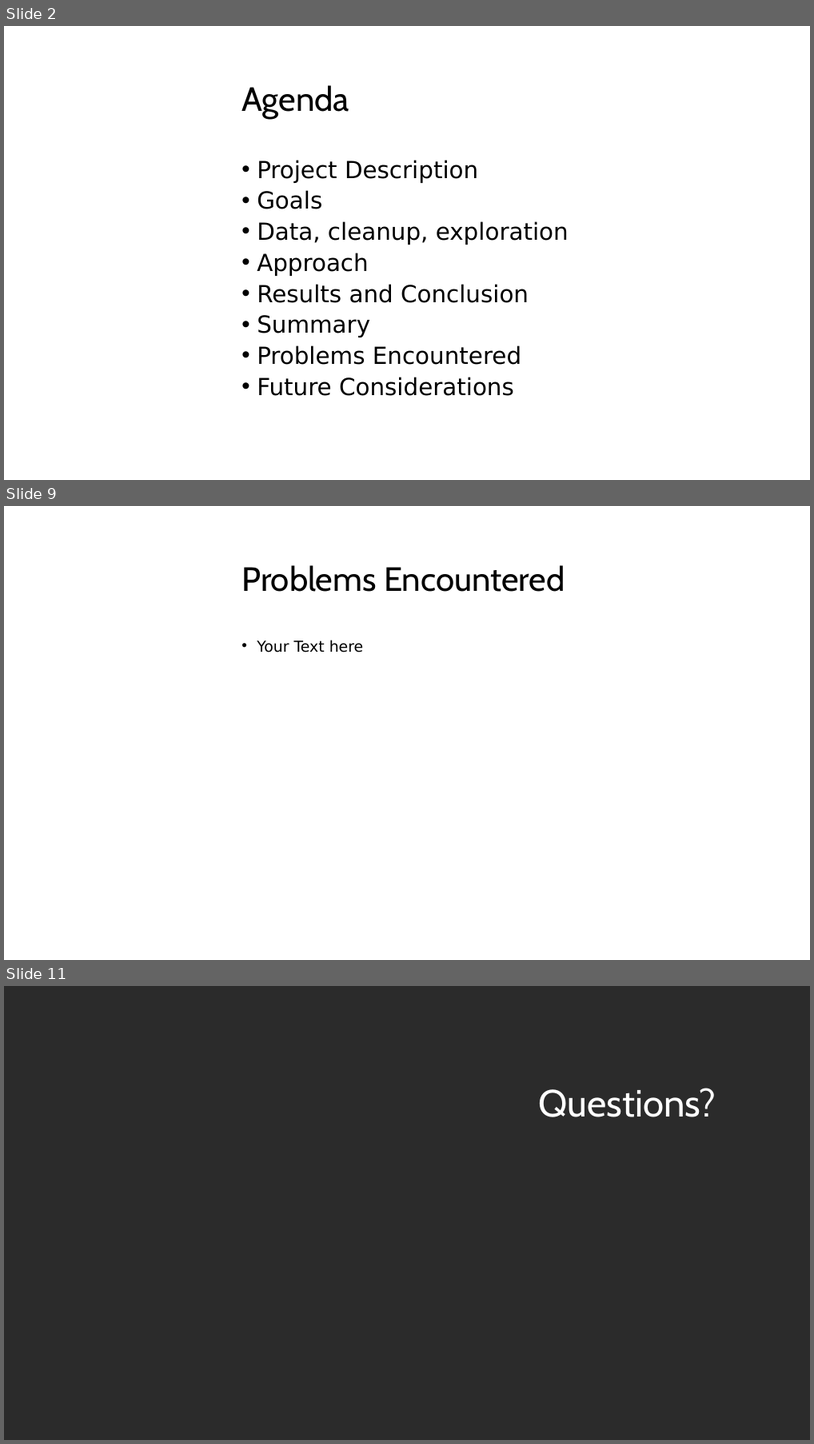
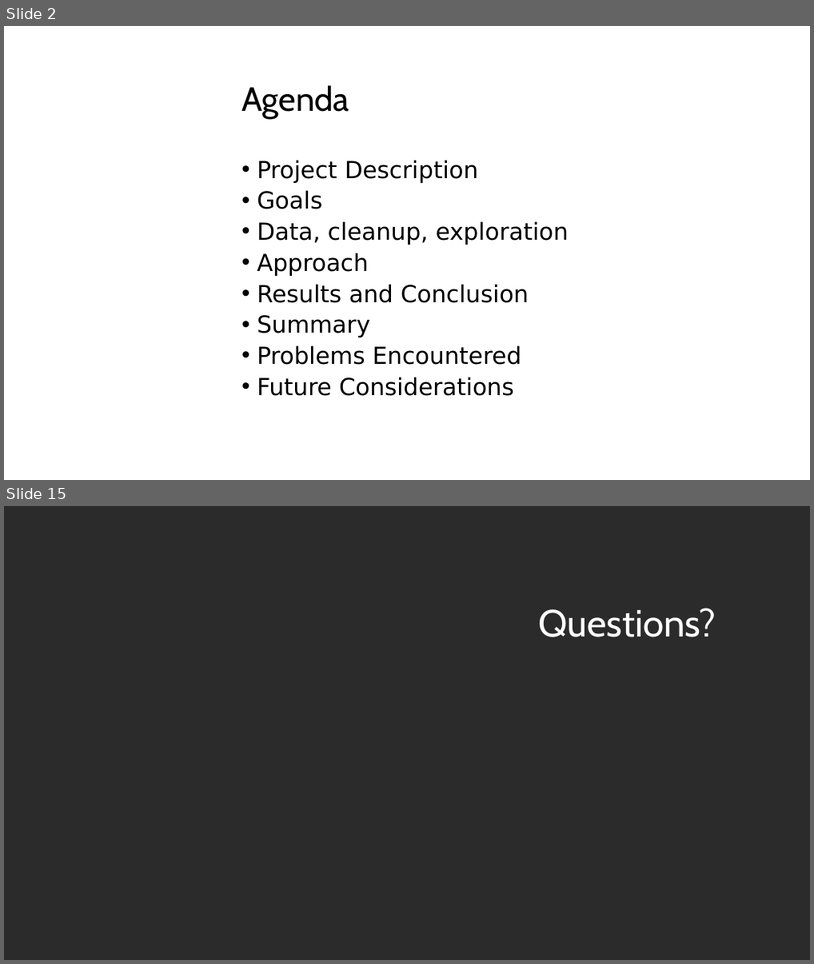
Before and after one commit to brian-campbell/ai-bootcamp-project-3, a slide deck: MovieChatBot.pptx. Shown one above the other, each under a label of ours: slides 2, 9 and 11 before the commit, slides 2 and 15 after it; the slides between them are not shown. The pictures are 814x1444 and 814x964 pixels, drawn with LibreOffice and Linux fonts; fonts in the diff are those of the drawing; background and template pictures are left out; a plain dark background stands for a picture behind light text. Boxes give left, top, right and bottom in pixels: in the first picture for what was removed or moved away, otherwise in the second. Text is boxed around its words. In the diff, an @@ line names an element or a change of style, - is before the commit and + after.

```diff
--- a/MovieChatBot.pptx
+++ b/MovieChatBot.pptx
@@ slide 9 removed at (4, 506, 810, 960), background picture (left out) @@
@@ title removed at (242, 565, 565, 592) @@
-Problems Encountered
@@ text removed at (257, 640, 364, 652) @@
-• Your Text here
@@ what was slide 11 is now slide 15 @@
```
Also in this commit, not shown: 4 slides changed, 8 slides added, 3 other slides removed.
